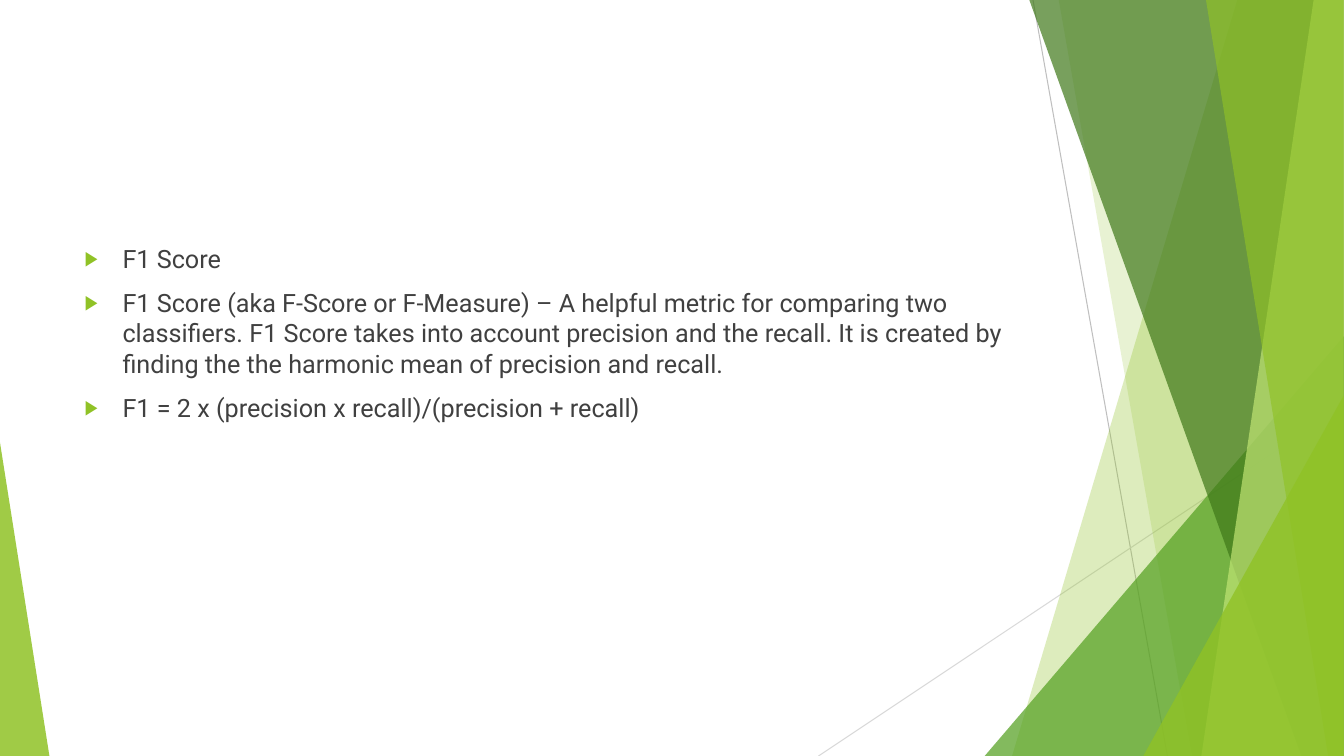
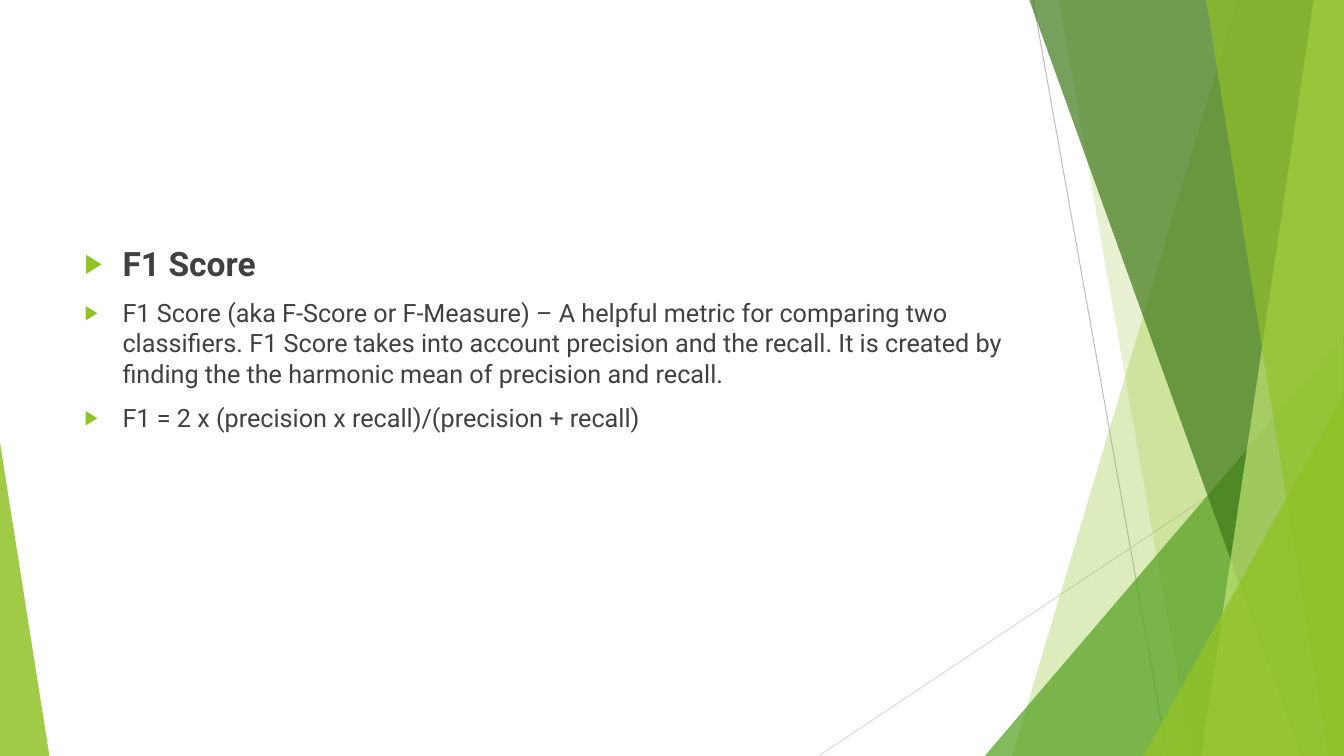
Before and after one commit to behlvaibhav/Sentiment_Analysis, a slide deck: slide 7 of ppt.pptx. Drawn at 1344x756 pixels with LibreOffice and Linux fonts; fonts in the diff are those of the drawing. Boxes give left, top, right and bottom in pixels: in the first picture for what was removed or moved away, otherwise in the second. Text is boxed around its words. In the diff, an @@ line names an element or a change of style, - is before the commit and + after.

```diff
--- a/ppt.pptx
+++ b/ppt.pptx
@@ text at bbox=[123, 252, 256, 277]: size 18 to 24 pt, bold on in "F1 Score" @@
```
Also in this commit, not shown: 1 other slide changed, 1 other file.
